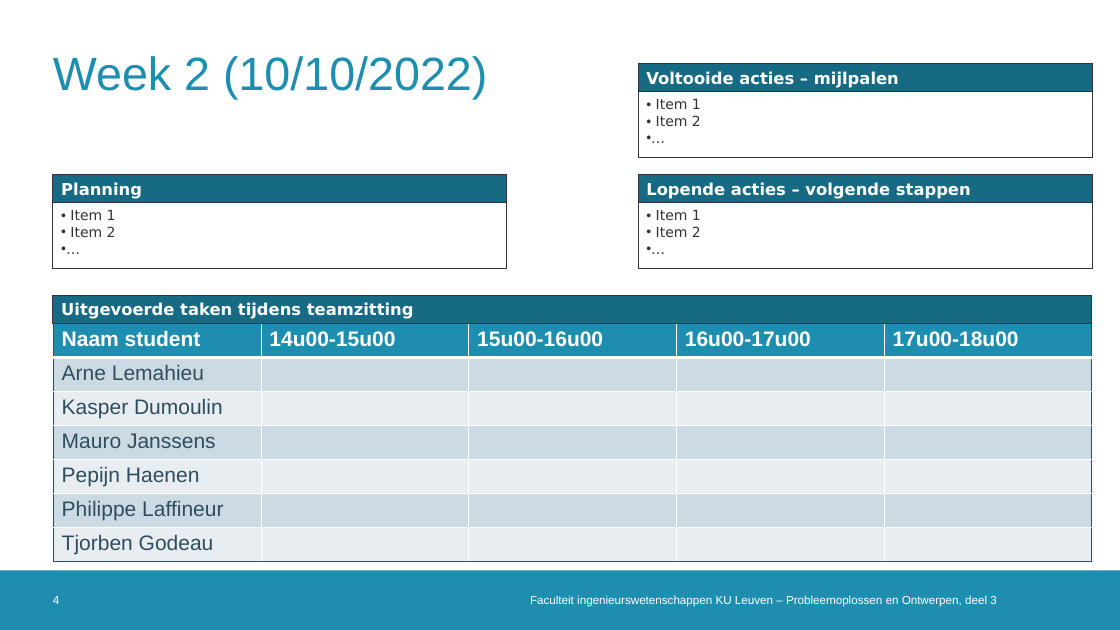
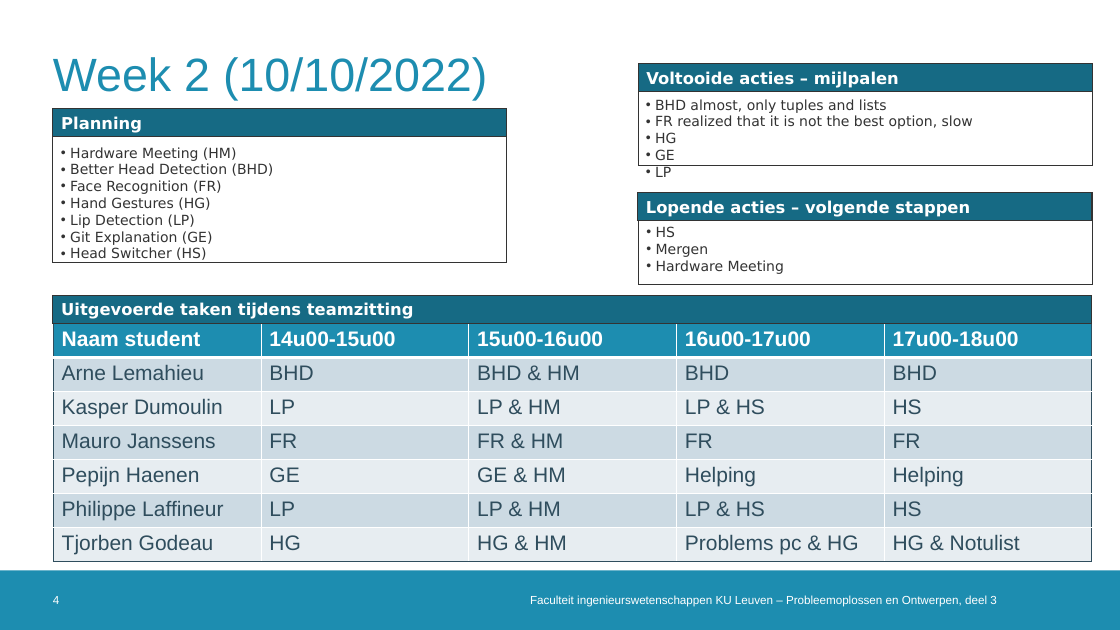
Before and after one commit to DoctorLego2003/Meeting-Owl, a slide deck: slide 4 of logboek_ESAT9A1.pptx. Drawn at 1120x630 pixels with LibreOffice and Linux fonts; fonts in the diff are those of the drawing; background and template pictures are left out. Boxes give left, top, right and bottom in pixels: in the first picture for what was removed or moved away, otherwise in the second. Text is boxed around its words. In the diff, an @@ line names an element or a change of style, - is before the commit and + after.

```diff
--- a/logboek_ESAT9A1.pptx
+++ b/logboek_ESAT9A1.pptx
@@ rectangle: place and size @@
-rectangle at [639,64,1092,157]
+rectangle at [639,64,1092,166]
@@ rectangle "Planning": place and size @@
-rectangle "Planning" at [53,175,507,202]
+rectangle "Planning" at [53,109,507,137]
@@ rectangle: place and size @@
-rectangle at [53,175,507,268]
+rectangle at [53,112,507,262]
@@ text at [655,99,973,177]: text changed @@
-• Item 1
-• Item 2
-• …
+• BHD almost, only tuples and lists
+• FR realized that it is not the best option, slow
+• HG
+• GE
+• LP
@@ text at [70,147,274,260]: text changed @@
-• Item 1
-• Item 2
-• …
+• Hardware Meeting (HM)
+• Better Head Detection (BHD)
+• Face Recognition (FR)
+• Hand Gestures (HG)
+• Lip Detection (LP)
+• Git Explanation (GE)
+• Head Switcher (HS)
@@ rectangle "Lopende acties – volgende stappen": place and size @@
-rectangle "Lopende acties – volgende stappen" at [639,175,1092,202]
+rectangle "Lopende acties – volgende stappen" at [638,192,1091,220]
@@ rectangle: place and size @@
-rectangle at [639,175,1092,268]
+rectangle at [639,192,1092,284]
@@ text at [656,226,784,274]: text changed @@
-• Item 1
-• Item 2
-• …
+• HS
+• Mergen
+• Hardware Meeting
@@ table at [54,323,1091,562] @@
-row 2: Arne Lemahieu |  |  |  | 
+row 2: Arne Lemahieu | BHD | BHD & HM | BHD | BHD
-row 3: Kasper Dumoulin |  |  |  | 
+row 3: Kasper Dumoulin | LP | LP & HM | LP & HS | HS
-row 4: Mauro Janssens |  |  |  | 
+row 4: Mauro Janssens | FR | FR & HM | FR | FR
-row 5: Pepijn Haenen |  |  |  | 
+row 5: Pepijn Haenen | GE | GE & HM | Helping | Helping
-row 6: Philippe Laffineur |  |  |  | 
+row 6: Philippe Laffineur | LP | LP & HM | LP & HS | HS
-row 7: Tjorben Godeau |  |  |  | 
+row 7: Tjorben Godeau | HG | HG & HM | Problems pc & HG | HG & Notulist
```
